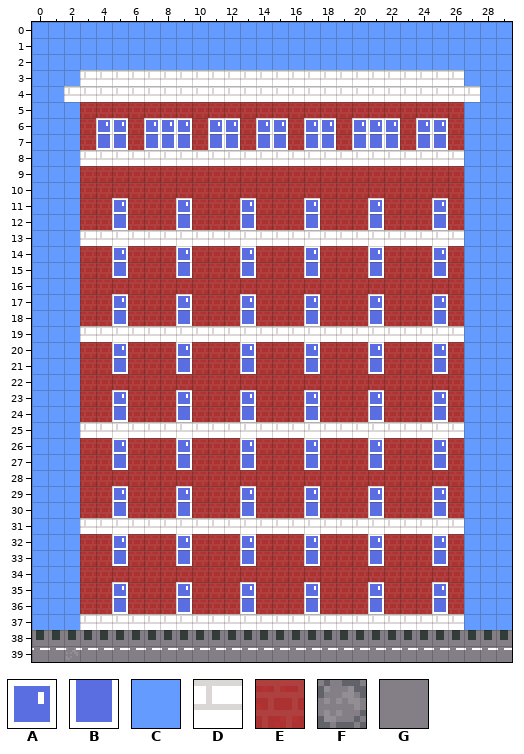
Tiled map -- ASSETS/Maps/map1.tmx. This is how it looked before the edit.
Cells are 8x8 px. Shown: x 0..29, y 0..39. Tiles whose own drawing changed are shown in their newer look in all pictures.
Key: from "tileset": A 29, B 40, C 44, D 55, E 56, F 57, G 66.
_ is an empty cell.
Layers that did not change in this view are not listed.
Layer "Tile Layer 1" before, first column x 0:
0 CCCCCCCCCCCCC
1 CCCCCCCCCCCCC
2 CCCCCCCCCCCCC
3 CCCDDDDDDDDDD
4 CCDDDDDDDDDDD
5 CCCEEEEEEEEEE
6 CCCEAAEAAAEAA
7 CCCEBBEBBBEBB
Layer "Tile Layer 2" before, first column x 0:
30 _________________B___B___B____
31 ______________________________
32 ______________________________
33 ______________________________
34 ______________________________
35 _________A___________A___A____
36 _________B___________B___B____
37 ______________________________
38 ______________________________
39 __F___________________________
Now the later version:
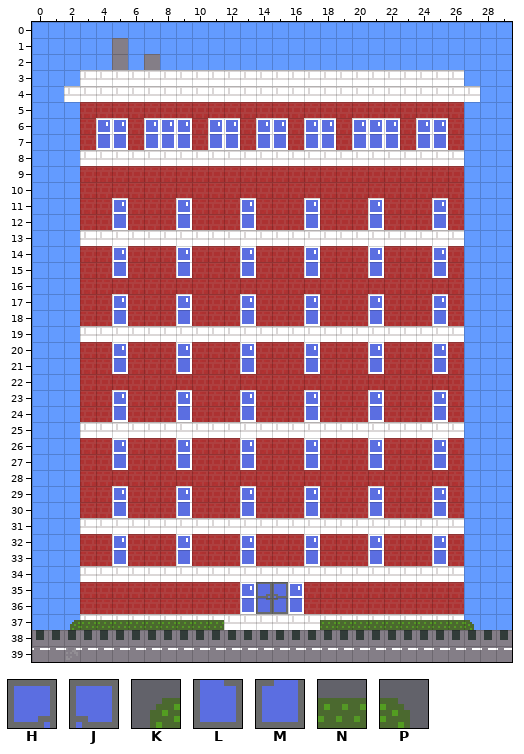
Further tiles: from "tileset": H 31, J 32, K 39, L 42, M 43, N 51, P 52.
Edits made:
Layer "Tile Layer 1":
The author changed tile C to tile G in row 1 at x 5; in row 2 at x 5 and 7.
Layer "Tile Layer 2":
Tile A now appears in row 35 at x 16.
Tile B now appears in row 36 at x 16.
Tile D now appears in row 34 at x 3 to 26.
The author changed tile A to tile E in row 35 at x 9, 21 and 25.
The author changed tile B to tile E in row 36 at x 9, 21 and 25.
Tile E now appears in rows 35 to 36 at x 5 and 17.
Tile H now appears in row 35 at x 14.
Tile J now appears in row 35 at x 15.
Tile K now appears in row 37 at x 2.
Tile L now appears in row 36 at x 14.
Tile M now appears in row 36 at x 15.
Tile N now appears in row 37 at x 3 to 11 and 18 to 26.
Tile P now appears in row 37 at x 27.
Changed places in both pictures, as pixel boxes (x1, y1, x2, y2):
changed: (112, 38, 128, 70)
changed: (144, 54, 160, 70)
changed: (70, 566, 474, 630)
